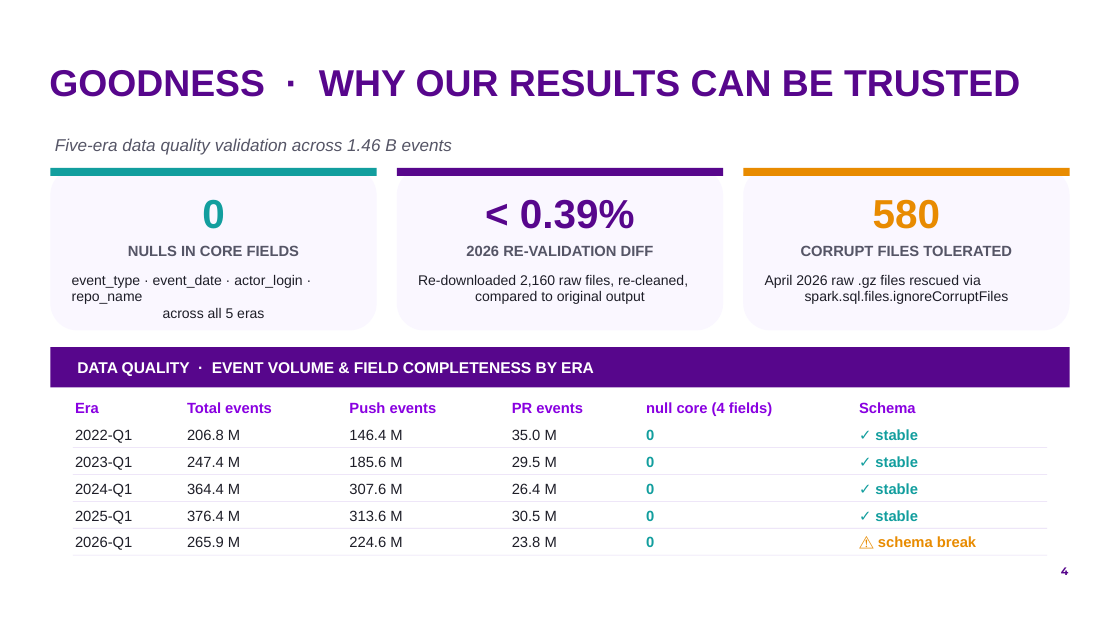
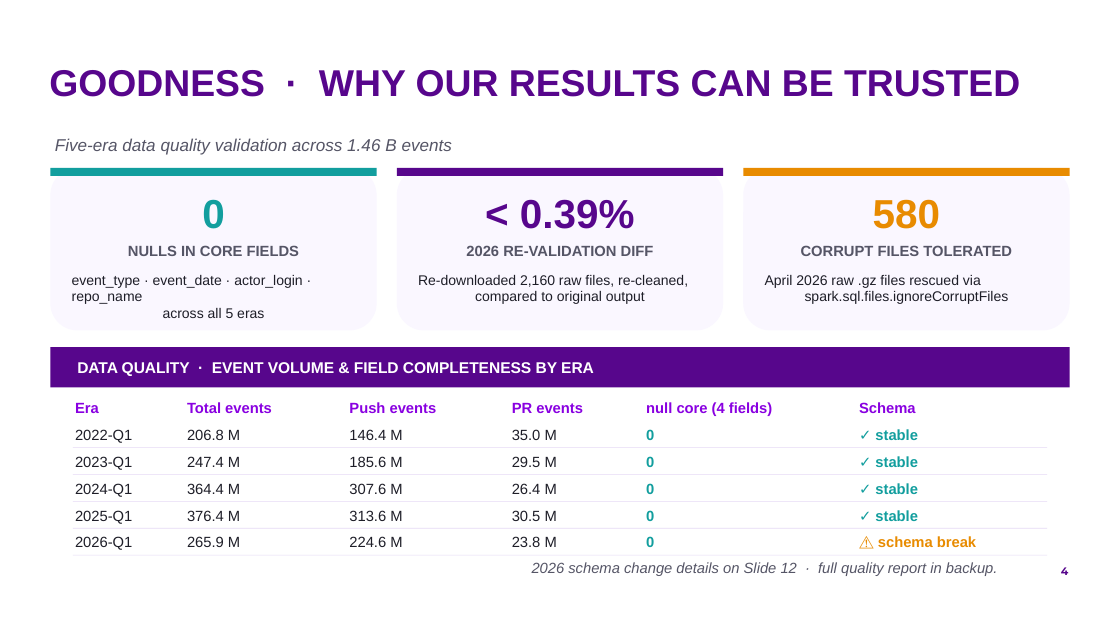
Before and after one commit to by2566-hash/OSS_Pulse, a slide deck: slide 4 of report/presentation/group9_oss_pulse.pptx. Drawn at 1120x630 pixels with LibreOffice and Linux fonts; fonts in the diff are those of the drawing; background and template pictures are left out. Boxes give left, top, right and bottom in pixels: in the first picture for what was removed or moved away, otherwise in the second. Text is boxed around its words. In the diff, an @@ line names an element or a change of style, - is before the commit and + after.

```diff
--- a/report/presentation/group9_oss_pulse.pptx
+++ b/report/presentation/group9_oss_pulse.pptx
@@ text added at [532,562,998,576], 9.5 pt, text #555566, italic @@
+2026 schema change details on Slide 12 · full quality report in backup.
```
Also in this commit, not shown: 9 other slides changed, 4 slides added, 1 slide removed, 3 other files.
